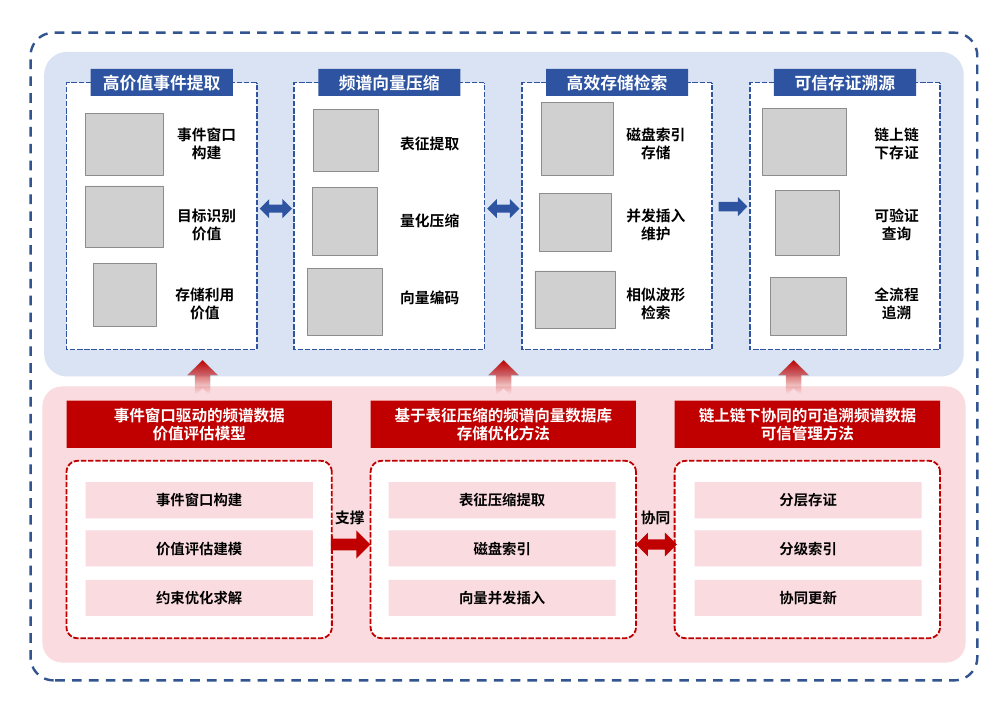
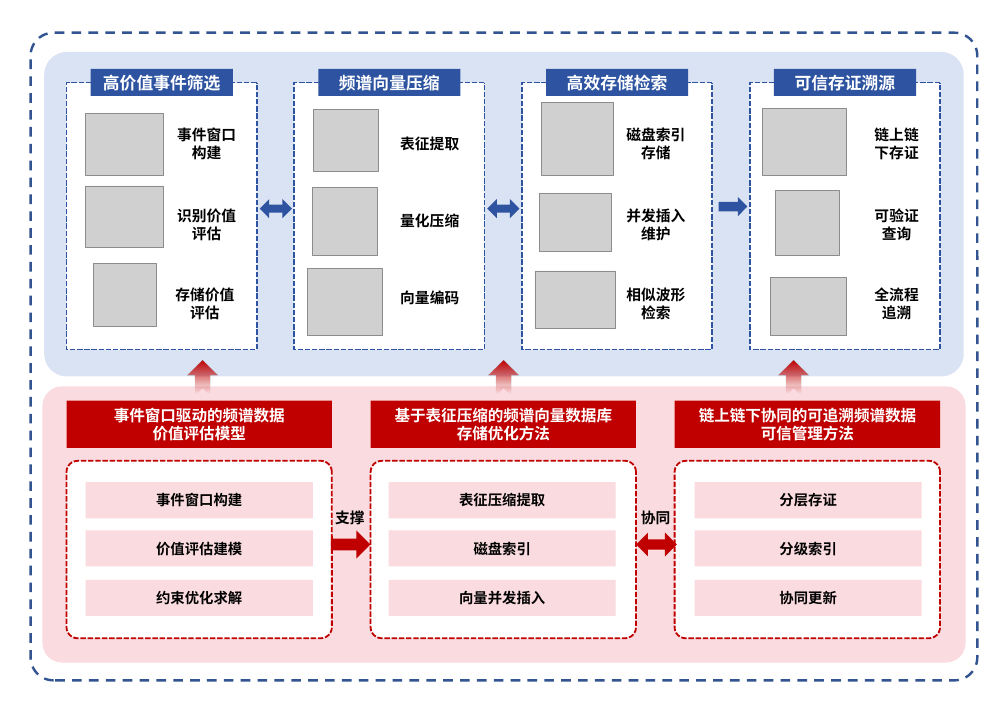
Before and after one commit to yeshu8zpf/NSFC_MCI, a slide deck: slide 1 of 军民融合/ppt/2.pptx. Drawn at 1008x713 pixels with LibreOffice and Linux fonts; fonts in the diff are those of the drawing; grey boxes stand for pictures. Boxes give left, top, right and bottom in pixels: in the first picture for what was removed or moved away, otherwise in the second. Text is boxed around its words. In the diff, an @@ line names an element or a change of style, - is before the commit and + after.

```diff
--- a/军民融合/ppt/2.pptx
+++ b/军民融合/ppt/2.pptx
@@ text in rounded rectangle at (103, 75, 220, 91): text changed @@
-高价值事件提取
+高价值事件筛选
@@ text at (177, 208, 236, 241): text changed @@
-目标识别
-价值
+识别价值评估
@@ text at (175, 287, 234, 320): text changed @@
-存储利用价值
+存储价值评估
```
Also in this commit, not shown: 3 other files.
